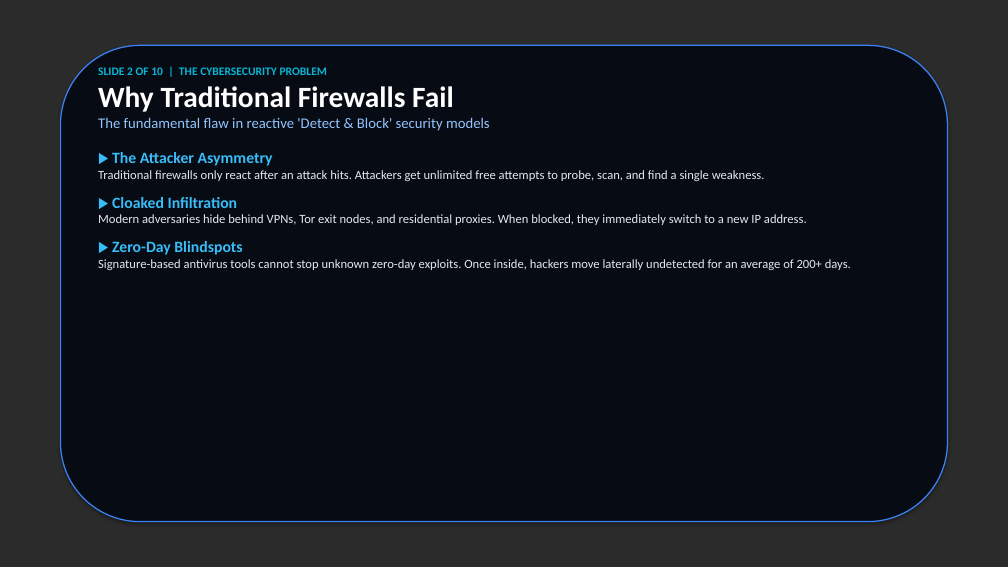
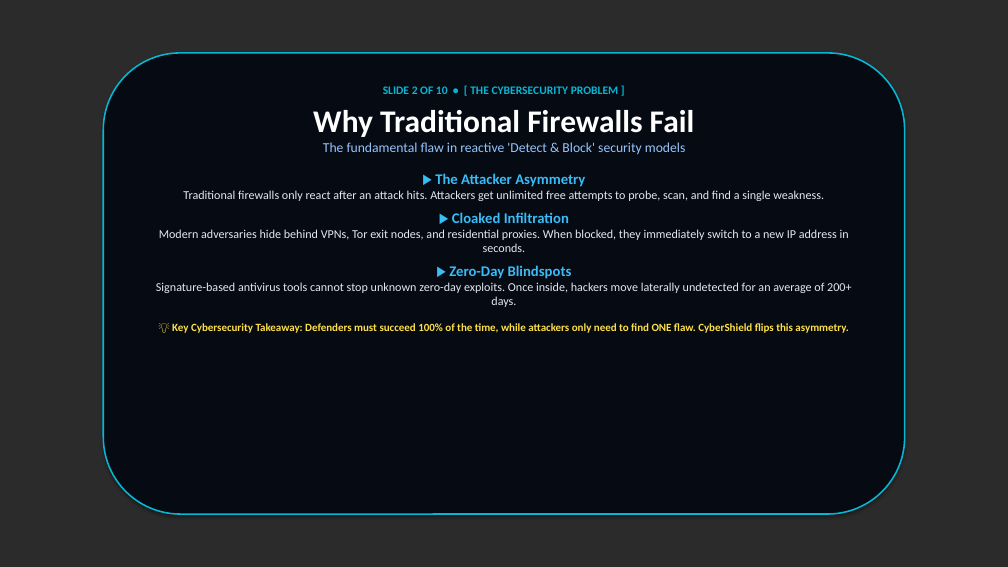
Before and after one commit to kushal-naga-sai-balaji/CyberShield, a slide deck: slide 2 of frontend/public/CyberShield_Presentation.pptx. Drawn at 1008x567 pixels with LibreOffice and Linux fonts; fonts in the diff are those of the drawing; background and template pictures are left out; a plain dark background stands for a picture behind light text. Boxes give left, top, right and bottom in pixels: in the first picture for what was removed or moved away, otherwise in the second. Text is boxed around its words. In the diff, an @@ line names an element or a change of style, - is before the commit and + after.

Commit message:
Update PowerPoint and Slide Viewer with centered symmetrical card layout over background images

```diff
--- a/frontend/public/CyberShield_Presentation.pptx
+++ b/frontend/public/CyberShield_Presentation.pptx
@@ rounded rectangle: place and size @@
-rounded rectangle at (60, 45, 948, 522)
+rounded rectangle at (104, 53, 905, 514)
@@ rounded rectangle at (104, 53, 905, 514): fill #070B14 to #060A13; outline #3B82F6 1.2 pt to #06B6D4 1.5 pt @@
@@ text "SLIDE 2 OF 10 • ...": place and size @@
-text "SLIDE 2 OF 10 • ..." at (98, 67, 851, 270)
+text "SLIDE 2 OF 10 • ..." at (156, 86, 851, 333)
@@ text at (383, 86, 618, 94): text changed @@
-SLIDE 2 OF 10 | THE CYBERSECURITY PROBLEM
+SLIDE 2 OF 10 • [ THE CYBERSECURITY PROBLEM ]
@@ text at (156, 110, 851, 307): size 28 to 30 pt in "Why Traditional Firewalls Fail"; size 14 to 13 pt in "The fundamental flaw in reactive 'Detect & ..."; size 15 to 14 pt in "▶ The Attacker Asymmetry", "▶ Cloaked Infiltration", "▶ Zero-Day Blindspots"; size 12 to 11.5 pt in "Traditional firewalls only react after an attack ...", "Signature-based antivirus tools cannot stop unknown zero-day ..."; alignment left to centre; more space between paragraphs; less space between paragraphs @@
@@ text at (159, 229, 849, 252): text changed; size 12 to 11.5 pt @@
-Modern adversaries hide behind VPNs, Tor exit nodes, and residential proxies. When blocked, they immediately switch to a new IP address.
+Modern adversaries hide behind VPNs, Tor exit nodes, and residential proxies. When blocked, they immediately switch to a new IP address in seconds.
@@ text at (172, 323, 848, 333): paragraph added @@
+💡 Key Cybersecurity Takeaway: Defenders must succeed 100% of the time, while attackers only need to find ONE flaw. CyberShield flips this asymmetry.
```
Also in this commit, not shown: 8 other slides changed, 1 slide added, 1 slide removed, 3 other files.
